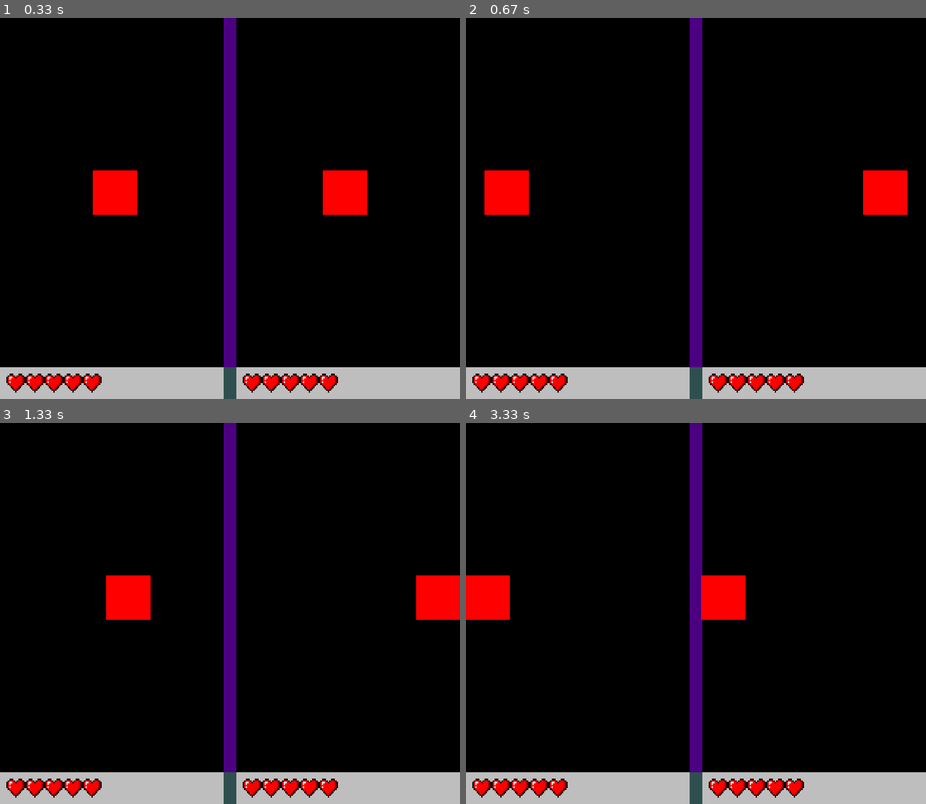
Above: before the commit, frames 1-4 (two rows, left to right).
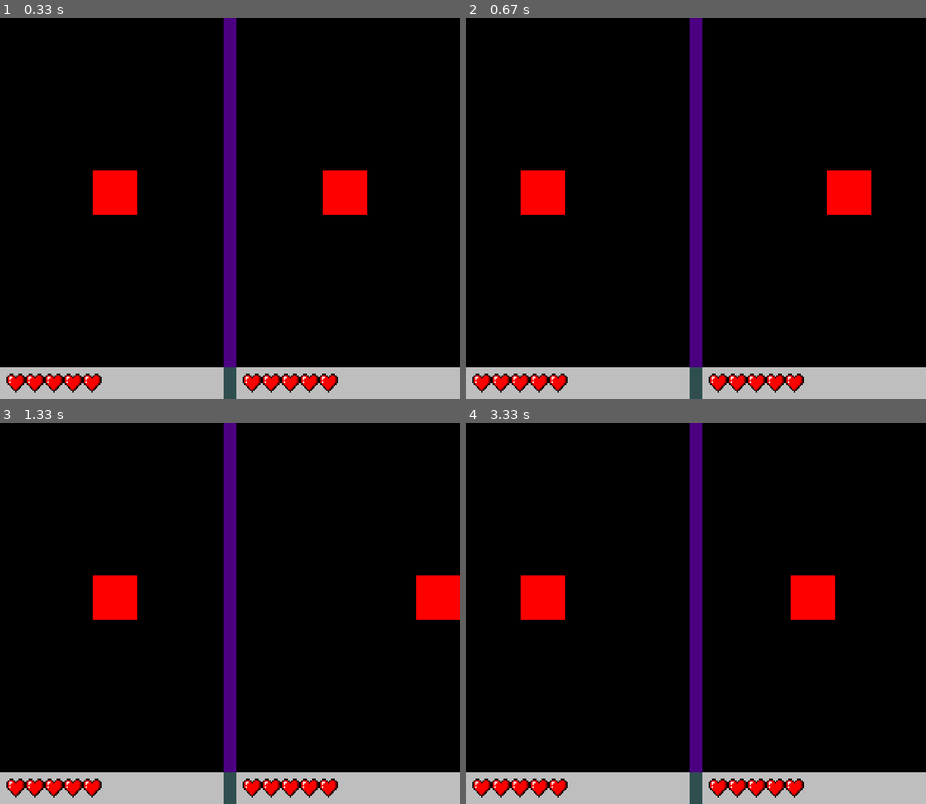
Above: after the commit, the same moments.

Repository: Codeit-Michael/Pygame-Space-Invader
Game: pygame game, started from main.py
Same seed, same stepped clock (60 frames per second), same inputs: the game is played once before the commit and once after it.
Inputs:
- Up to frame 1 (0.33 s): no input
- Up to frame 2 (0.67 s): hold A from 0.33 s (still down); hold Right from 0.33 s (still down)
- Up to frame 3 (1.33 s): release A at 0.8 s; release Right at 0.8 s; hold Right 0.83-1.3 s; hold D 0.83-1.3 s
- Up to frame 4 (3.33 s): hold Up 1.33-1.63 s; hold W 1.33-1.63 s; hold Right 1.67-2.13 s; hold D 1.67-2.13 s; hold Left 2.17-2.7 s; hold A 2.17-2.7 s; hold Down 2.73-3.03 s; hold S 2.73-3.03 s; hold Left from 3.07 s (still down); hold A from 3.07 s (still down)

Frame 1 is identical in both runs. In frame 2, 3.7% of the frame differs, in the area x 4-96%, y 40-52%; in frame 3, 0.7%; in frame 4, 4.5%, in the area x 0-81%, y 40-52%.

Commit message:
fix player move

Diff:
--- a/main.py
+++ b/main.py
@@ -22,9 +22,8 @@
 					pygame.quit()
 					sys.exit()
 
-			world._player_move()
+			world.player_move()
 			world.update()
-			world._player_move()
 			pygame.display.update()
 			self.FPS.tick(60)
 
--- a/player.py
+++ b/player.py
@@ -7,10 +7,22 @@
 		self.y = pos[1]
 		self.rect = pygame.Rect(self.x, self.y, size, size)
 		self.color = pygame.Color("red")
+		self.player_speed = 3
 
 		# player status
-		self.direction = pygame.math.Vector2(0, 0)
 		self.life = 5
+
+	def move_left(self):
+		self.rect.x -= self.player_speed
+
+	def move_up(self):
+		self.rect.y -= self.player_speed
+
+	def move_right(self):
+		self.rect.x += self.player_speed
+
+	def move_bottom(self):
+		self.rect.y += self.player_speed
 
 	def update(self, screen):
 		pygame.draw.rect(screen, self.color, self.rect)
--- a/world.py
+++ b/world.py
@@ -7,9 +7,7 @@
 	def __init__(self, screen):
 		self.screen = screen
 		self.game_over = False
-		self.player_speed = 3
 
-		self.color = pygame.Color("indigo")
 		self.boundary = pygame.Rect(WIDTH // 2 - (border_thickness // 2), 0, border_thickness, HEIGHT)
 		self.players = pygame.sprite.Group()
 		self.game = Game(self.screen)
@@ -26,7 +24,8 @@
 
 	def add_additionals(self):
 		# add border
-		pygame.draw.rect(self.screen, self.color, self.boundary)
+		color = pygame.Color("indigo")
+		pygame.draw.rect(self.screen, color, self.boundary)
 
 		# add nav
 		nav = pygame.Rect(0, HEIGHT, WIDTH, nav_thickness)
@@ -34,35 +33,34 @@
 		pygame.draw.rect(self.screen, pygame.Color("gray"), nav)
 		pygame.draw.rect(self.screen, pygame.Color("darkslategray"), nav_border)
 
-	def _player_move(self):
+	def player_move(self):
 		keys = pygame.key.get_pressed()
-		center_size = border_thickness // 2
 
 		if keys[pygame.K_a]:
 			if self.playerA.rect.left > 0:
-				self.playerA.rect.x -= self.player_speed
+				self.playerA.move_left()
 		if keys[pygame.K_w]:
 			if self.playerA.rect.top > 0:
-				self.playerA.rect.y -= self.player_speed
+				self.playerA.move_up()
 		if keys[pygame.K_d]:
 			if self.playerA.rect.right < self.boundary.left:
-				self.playerA.rect.x += self.player_speed
+				self.playerA.move_right()
 		if keys[pygame.K_s]:
 			if self.playerA.rect.bottom < HEIGHT:
-				self.playerA.rect.y += self.player_speed
+				self.playerA.move_bottom()
 
 		if keys[pygame.K_LEFT]:
 			if self.playerB.rect.left > self.boundary.right:
-				self.playerB.rect.x -= self.player_speed
+				self.playerB.move_left()
 		if keys[pygame.K_UP]:
 			if self.playerB.rect.top > 0:
-				self.playerB.rect.y -= self.player_speed
+				self.playerB.move_up()
 		if keys[pygame.K_RIGHT]:
 			if self.playerB.rect.right < WIDTH:
-				self.playerB.rect.x += self.player_speed
+				self.playerB.move_right()
 		if keys[pygame.K_DOWN]:
 			if self.playerB.rect.bottom < HEIGHT:
-				self.playerB.rect.y += self.player_speed
+				self.playerB.move_bottom()
 
 	def update(self):
 		# add border and nav
